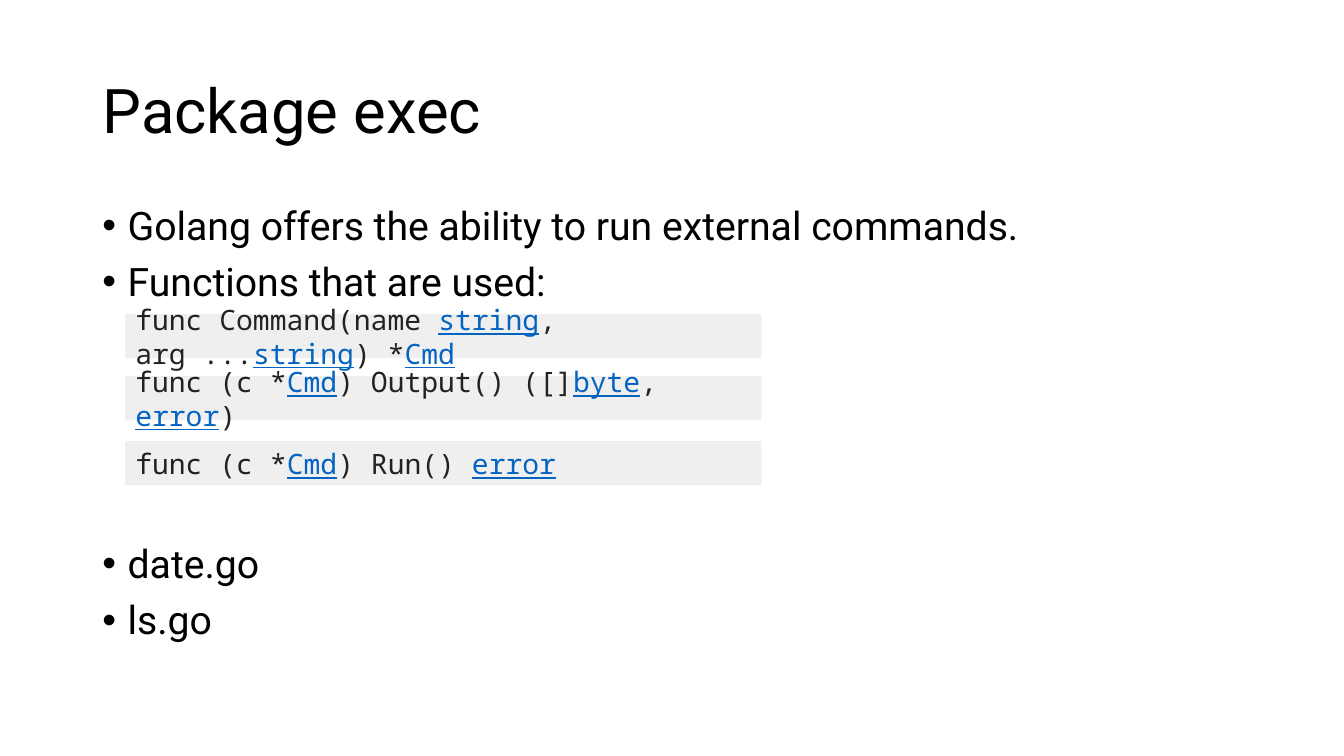
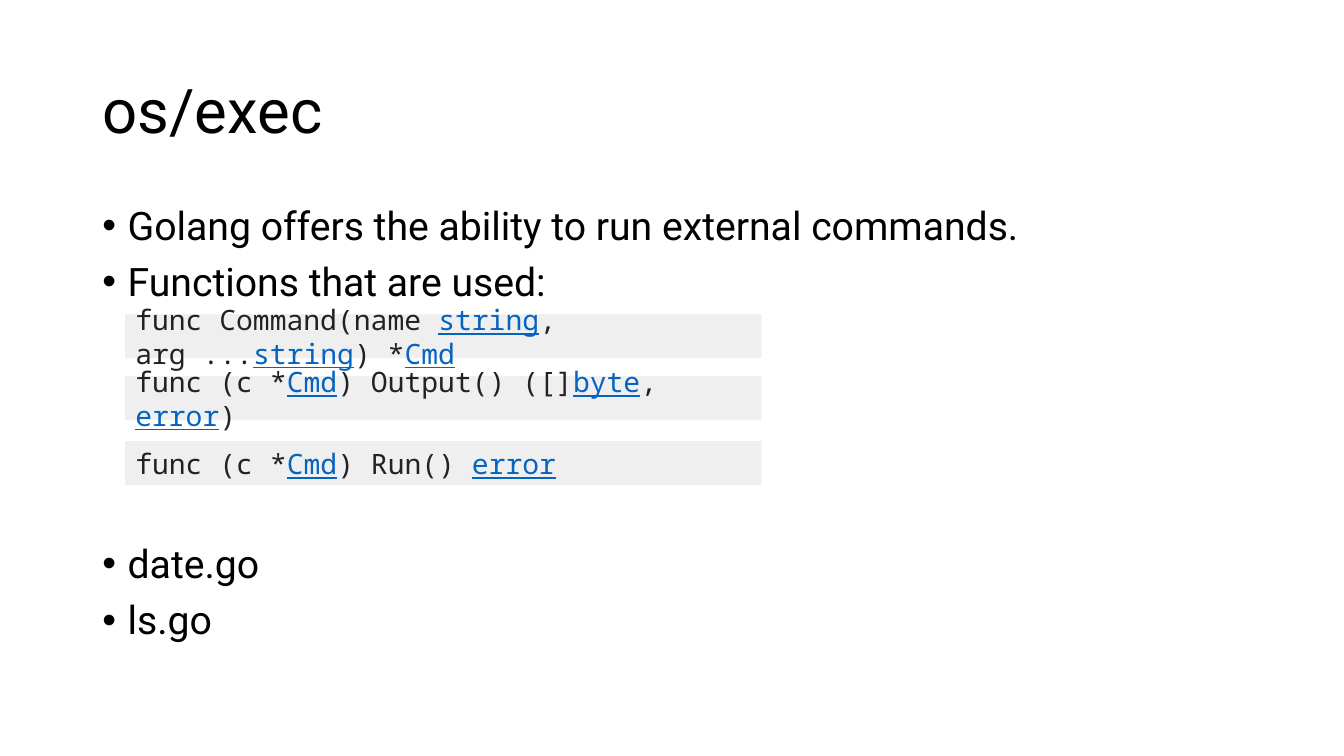
Before and after one commit to AlnaberA/golang_tutorial_projects, a slide deck: slide 4 of assets/powerpoints/golang2.pptx (slide 3 before the commit). Drawn at 1344x756 pixels with LibreOffice and Linux fonts; fonts in the diff are those of the drawing. Boxes give left, top, right and bottom in pixels: in the first picture for what was removed or moved away, otherwise in the second. Text is boxed around its words. In the diff, an @@ line names an element or a change of style, - is before the commit and + after.

```diff
--- a/assets/powerpoints/golang2.pptx
+++ b/assets/powerpoints/golang2.pptx
@@ title at <box>102,89,322,137</box>: text changed @@
-Package exec
+os/exec
```
Also in this commit, not shown: 1 slide added, 1 slide removed.
